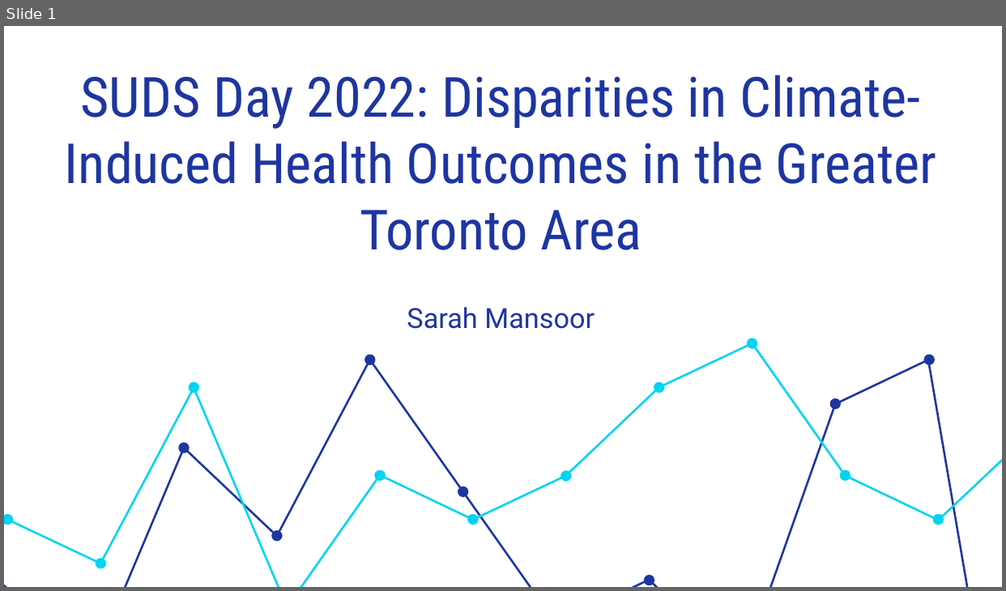
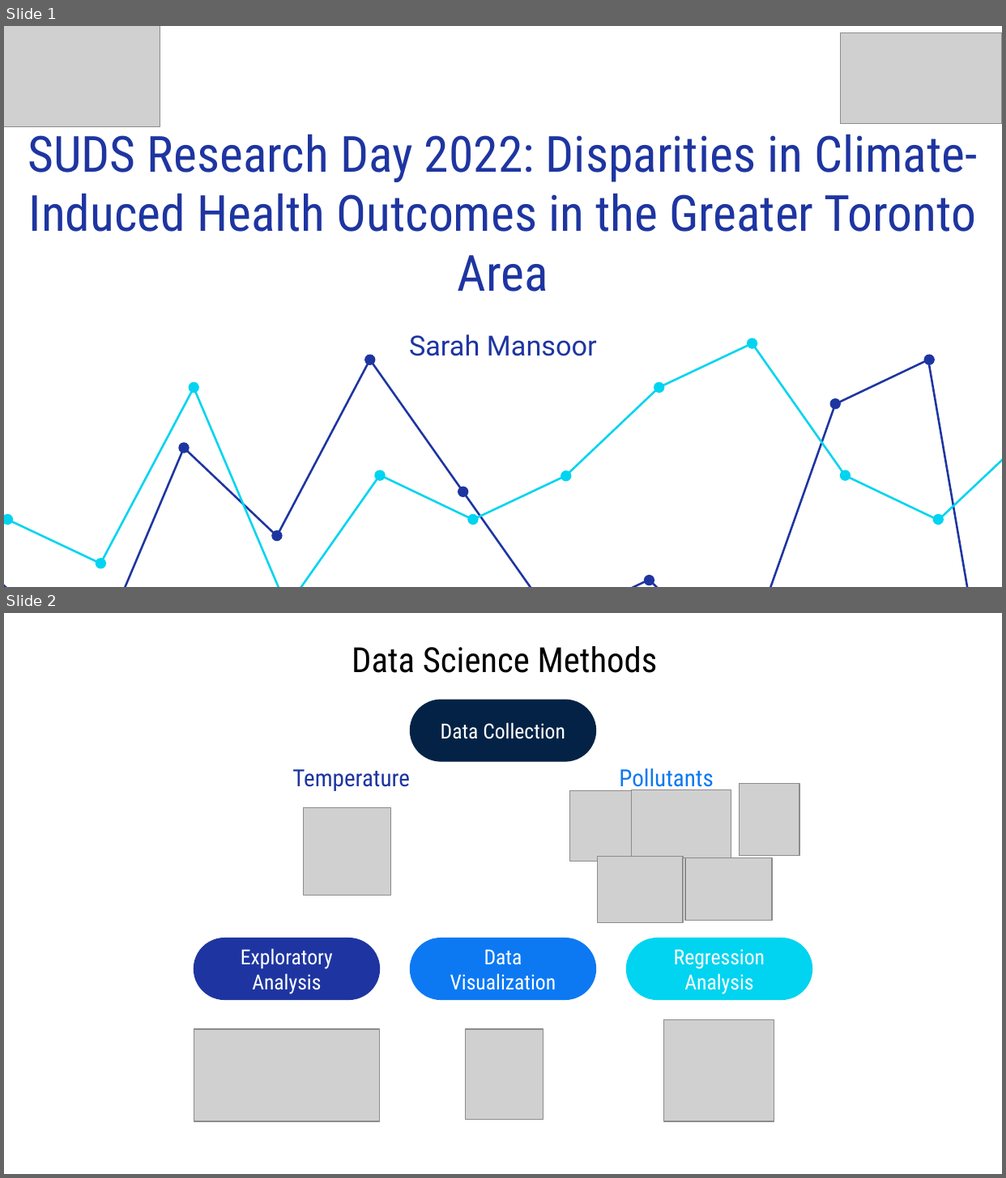
Before and after one commit to sarahmansoorr/SUDS2022, a slide deck: outputs/presentation/presentation.pptx. Shown one above the other, each under a label of ours: slide 1 before the commit, slides 1 and 2 after it. The pictures are 1006x591 and 1006x1178 pixels, drawn with LibreOffice and Linux fonts; fonts in the diff are those of the drawing; grey boxes stand for pictures. Boxes give left, top, right and bottom in pixels: in the first picture for what was removed or moved away, otherwise in the second. Text is boxed around its words. In the diff, an @@ line names an element or a change of style, - is before the commit and + after.

```diff
--- a/outputs/presentation/presentation.pptx
+++ b/outputs/presentation/presentation.pptx
@@ slide 2 added at [4,613,1002,1174], background #FFFFFF @@
@@ title added at [351,646,658,673], 25 pt, text #000000 @@
+Data Science Methods
@@ rounded rectangle added at [410,700,596,762], fill #032245, outline #032245 0.75 pt, 15 pt, text #FFFFFF @@
+Data Collection
@@ text added at [292,769,409,791], 17 pt, text #1E35A1 @@
+Temperature
@@ group added at [570,769,799,923]: 5 pictures, 1 text @@
+Pollutants
@@ picture added at [304,807,391,896] @@
@@ group added at [194,939,812,1122]: 3 rounded rectangles, 3 pictures @@
+Exploratory Analysis
+Data Visualization
+Regression Analysis
@@ slide 1 changed as well @@
@@ picture added at [4,26,160,126] @@
@@ picture added at [840,33,1002,124] @@
@@ text at [27,126,977,292]: text changed; size 40 to 36 pt @@
-SUDS Day 2022: Disparities in Climate-Induced Health Outcomes in the Greater Toronto Area
+SUDS Research Day 2022: Disparities in Climate-Induced Health Outcomes in the Greater Toronto Area
@@ subtitle "Sarah Mansoor": place and size @@
-subtitle "Sarah Mansoor" at [407,307,594,329]
+subtitle "Sarah Mansoor" at [409,335,597,356]
```
Also in this commit, not shown: 1 other slide added, 33 slides removed, 7 other files.
